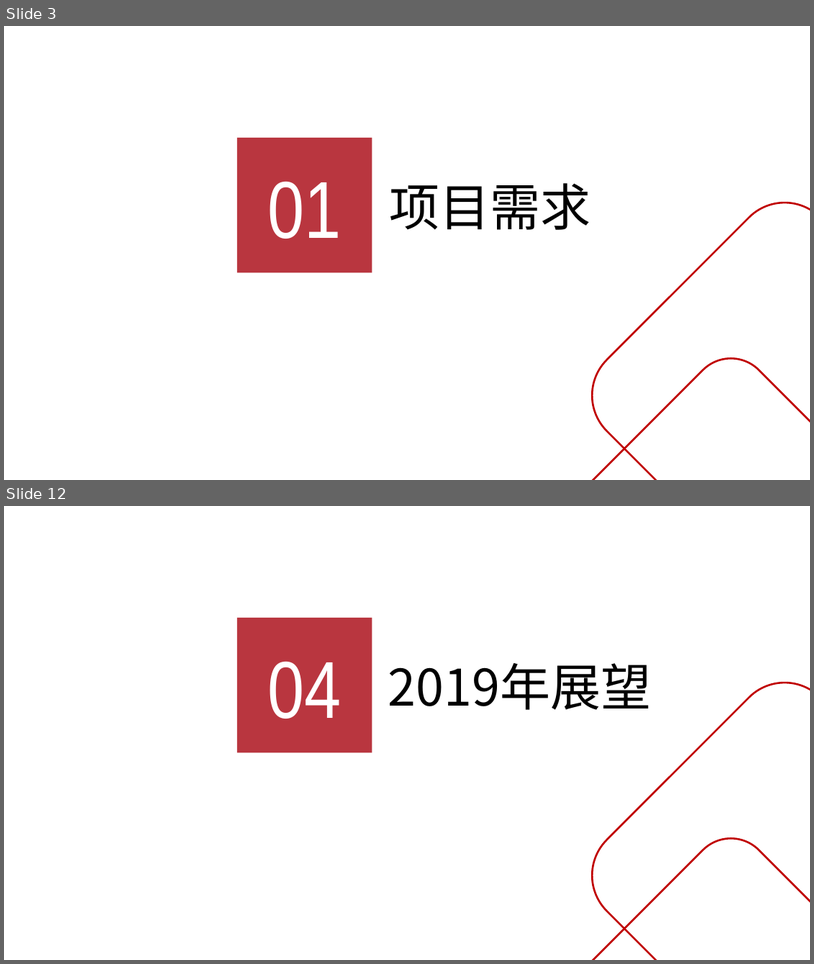
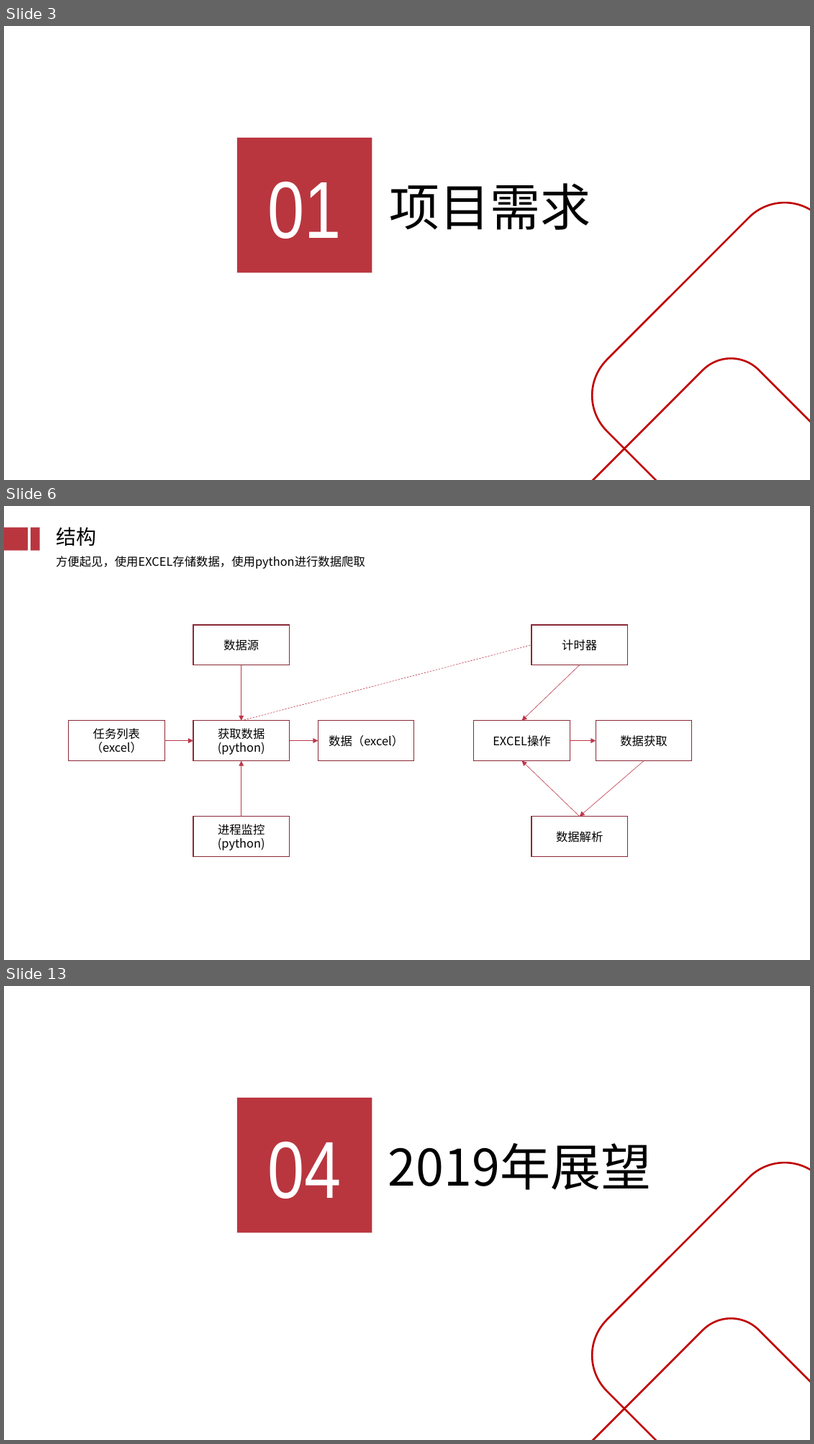
Before and after one commit to GuoXinjian/Python, a slide deck: KTS结案_V0.1.pptx. Shown one above the other, each under a label of ours: slides 3 and 12 before the commit, slides 3, 6 and 13 after it; the slides between them are not shown. The pictures are 814x964 and 814x1444 pixels, drawn with LibreOffice and Linux fonts; fonts in the diff are those of the drawing; background and template pictures are left out. Boxes give left, top, right and bottom in pixels: in the first picture for what was removed or moved away, otherwise in the second. Text is boxed around its words. In the diff, an @@ line names an element or a change of style, - is before the commit and + after.

```diff
--- a/KTS结案_V0.1.pptx
+++ b/KTS结案_V0.1.pptx
@@ slide 6 added at (4, 506, 810, 960), background #FFFFFF @@
@@ rectangle added at (4, 527, 28, 550), fill #B9363F @@
@@ rectangle added at (31, 527, 40, 550), fill #B9363F @@
@@ text added at (56, 527, 96, 546), 24 pt, text #000000 @@
+结构
@@ text added at (56, 556, 365, 569), 14 pt, text #000000 @@
+方便起见，使用EXCEL存储数据，使用python进行数据爬取
@@ rectangle added at (193, 625, 290, 664), outline #8C2937 1 pt, 14 pt, text #000000 @@
+数据源
@@ rectangle added at (532, 625, 628, 664), outline #8C2937 1 pt, 14 pt, text #000000 @@
+计时器
@@ line added from (242, 721) to (532, 645), #BD374A 0.5 pt dashed @@
@@ arrow added from (242, 665) to (242, 721), #BD374A 0.5 pt @@
@@ arrow added from (580, 665) to (522, 721), #BD374A 0.5 pt @@
@@ rectangle added at (69, 721, 165, 761), outline #8C2937 1 pt, 14 pt, text #000000 @@
+任务列表
+（excel）
@@ rectangle added at (193, 721, 290, 761), outline #8C2937 1 pt, 14 pt, text #000000 @@
+获取数据(python)
@@ rectangle added at (318, 721, 414, 761), outline #8C2937 1 pt, 14 pt, text #000000 @@
+数据（excel）
@@ rectangle added at (474, 721, 570, 761), outline #8C2937 1 pt, 14 pt, text #000000 @@
+EXCEL操作
@@ rectangle added at (597, 721, 692, 761), outline #8C2937 1 pt, 14 pt, text #000000 @@
+数据获取
@@ arrow added from (165, 741) to (193, 741), #BD374A 0.5 pt @@
@@ elbow arrow added from (290, 741) to (318, 741), #BD374A 0.5 pt @@
@@ arrow added from (570, 741) to (597, 741), #BD374A 0.5 pt @@
@@ arrow added from (242, 816) to (242, 761), #BD374A 0.5 pt @@
@@ arrow added from (580, 816) to (522, 761), #BD374A 0.5 pt @@
@@ arrow added from (644, 761) to (580, 816), #BD374A 0.5 pt @@
@@ rectangle added at (193, 816, 290, 856), outline #8C2937 1 pt, 14 pt, text #000000 @@
+进程监控
+(python)
@@ rectangle added at (532, 816, 628, 856), outline #8C2937 1 pt, 14 pt, text #000000 @@
+数据解析
@@ what was slide 12 is now slide 13 @@
```
Also in this commit, not shown: 3 slides changed, 6 other slides added, 7 slides removed.
